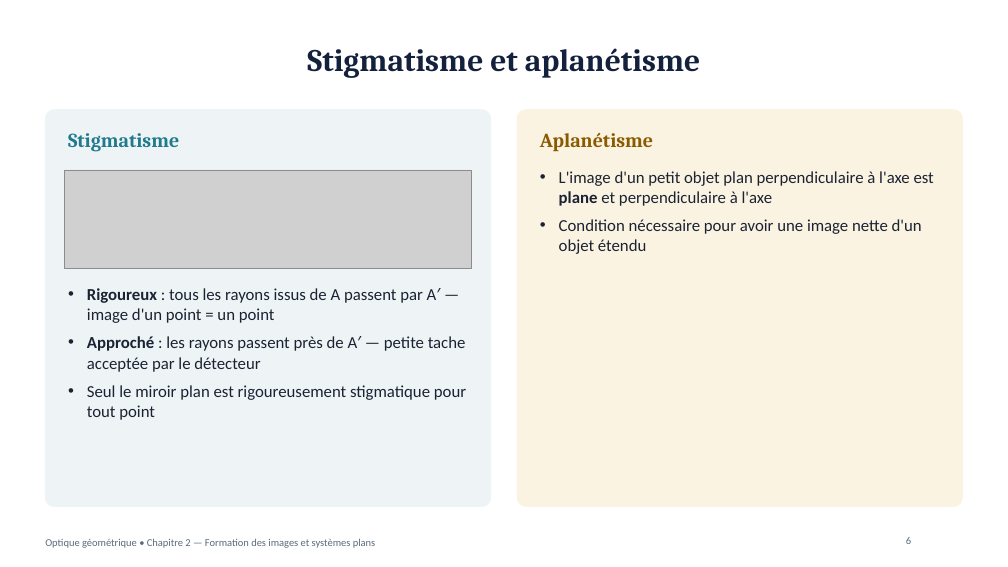
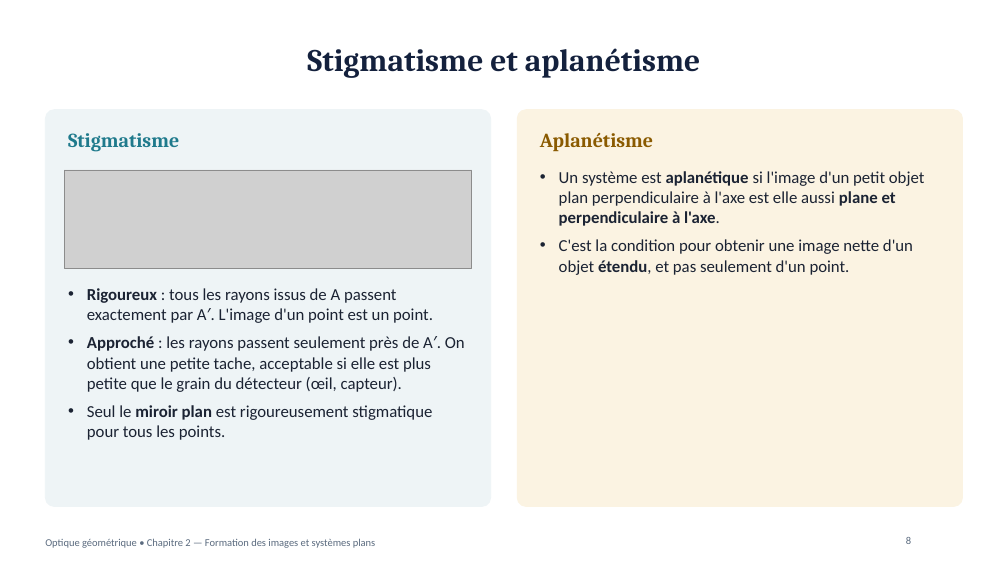
Before and after one commit to physiquefacile/physiquefacile.github.io, a slide deck: slide 8 of slides/Optique_Chapitre_2_Formation_images.pptx (slide 6 before the commit). Drawn at 1008x567 pixels with LibreOffice and Linux fonts; fonts in the diff are those of the drawing; grey boxes stand for pictures; background and template pictures are left out. Boxes give left, top, right and bottom in pixels: in the first picture for what was removed or moved away, otherwise in the second. Text is boxed around its words. In the diff, an @@ line names an element or a change of style, - is before the commit and + after.

```diff
--- a/slides/Optique_Chapitre_2_Formation_images.pptx
+++ b/slides/Optique_Chapitre_2_Formation_images.pptx
@@ text at (x1=559, y1=171, x2=924, y2=275): text changed @@
-• L'image d'un petit objet plan perpendiculaire à l'axe est plane et perpendiculaire à l'axe
-• Condition nécessaire pour avoir une image nette d'un objet étendu
+• Un système est aplanétique si l'image d'un petit objet plan perpendiculaire à l'axe est elle aussi plane et perpendiculaire à l'axe.
+• C'est la condition pour obtenir une image nette d'un objet étendu, et pas seulement d'un point.
@@ text at (x1=87, y1=288, x2=465, y2=440): text changed @@
-• Rigoureux : tous les rayons issus de A passent par A′ — image d'un point = un point
-• Approché : les rayons passent près de A′ — petite tache acceptée par le détecteur
-• Seul le miroir plan est rigoureusement stigmatique pour tout point
+• Rigoureux : tous les rayons issus de A passent exactement par A′. L'image d'un point est un point.
+• Approché : les rayons passent seulement près de A′. On obtient une petite tache, acceptable si elle est plus petite que le grain du détecteur (œil, capteur).
+• Seul le miroir plan est rigoureusement stigmatique pour tous les points.
```
Also in this commit, not shown: 9 other slides changed, 4 slides added, 29 other files.
